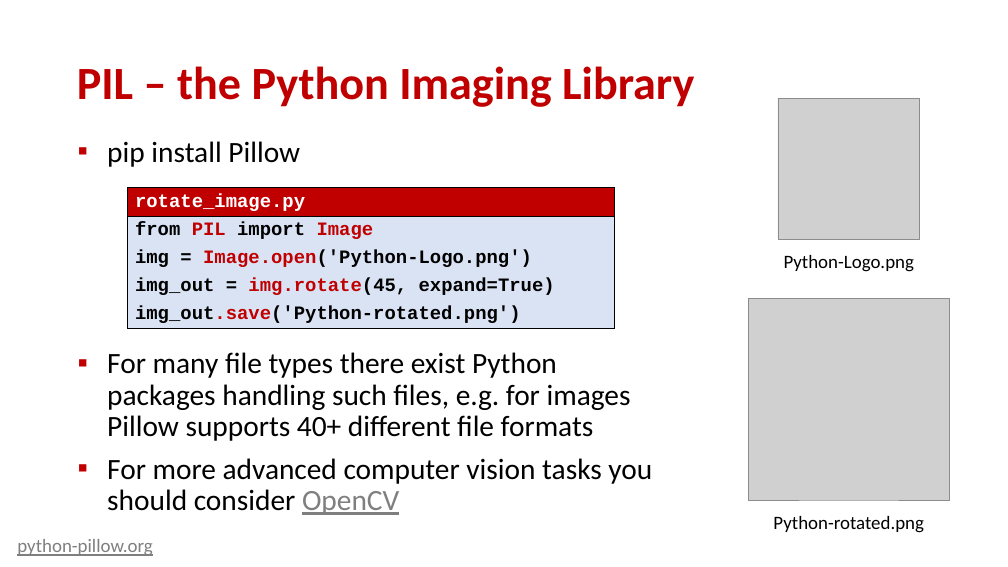
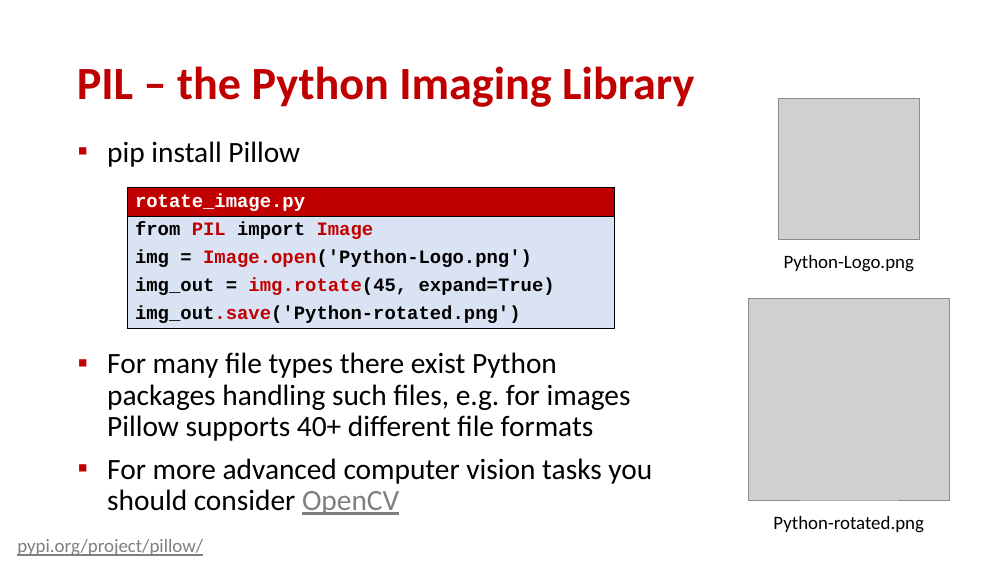
Before and after one commit to gsbrodal/gsbrodal.github.io, a slide deck: slide 3 of ipsa/slides/text.pptx. Drawn at 1008x567 pixels with LibreOffice and Linux fonts; fonts in the diff are those of the drawing; grey boxes stand for pictures. Boxes give left, top, right and bottom in pixels: in the first picture for what was removed or moved away, otherwise in the second. Text is boxed around its words. In the diff, an @@ line names an element or a change of style, - is before the commit and + after.

Commit message:
all-slides-with-answers.pdf all-slides.pdf code.zip text.pdf text.pptx

```diff
--- a/ipsa/slides/text.pptx
+++ b/ipsa/slides/text.pptx
@@ text at (17,539,203,556): text changed @@
-python-pillow.org
+pypi.org/project/pillow/
```
Also in this commit, not shown: 3 other slides changed, 4 other files.
